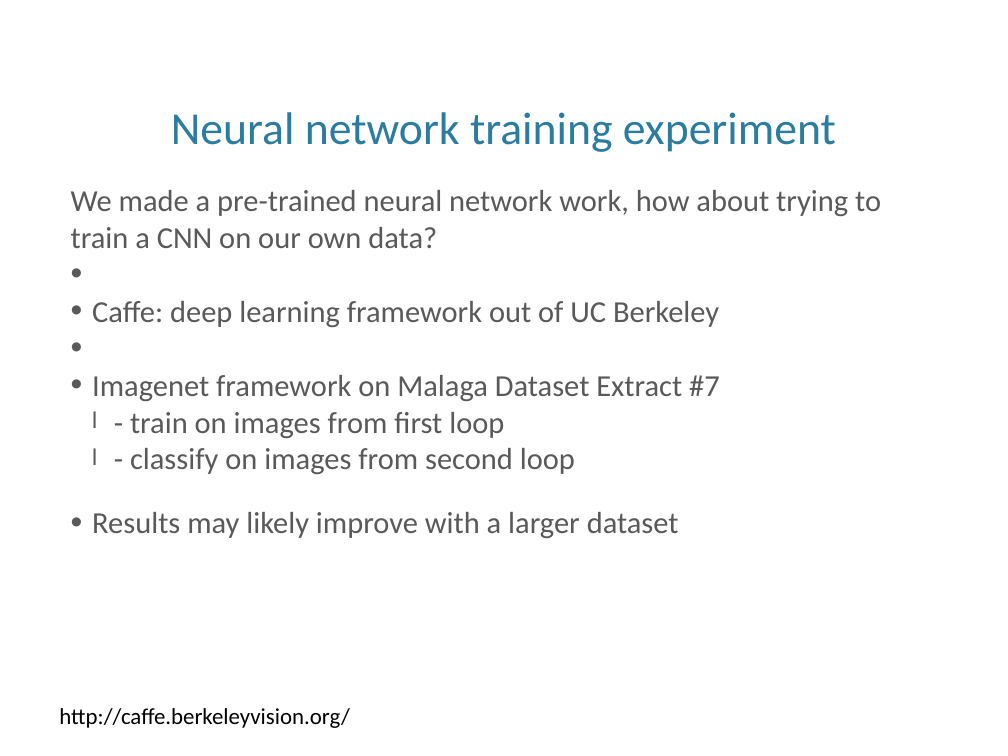
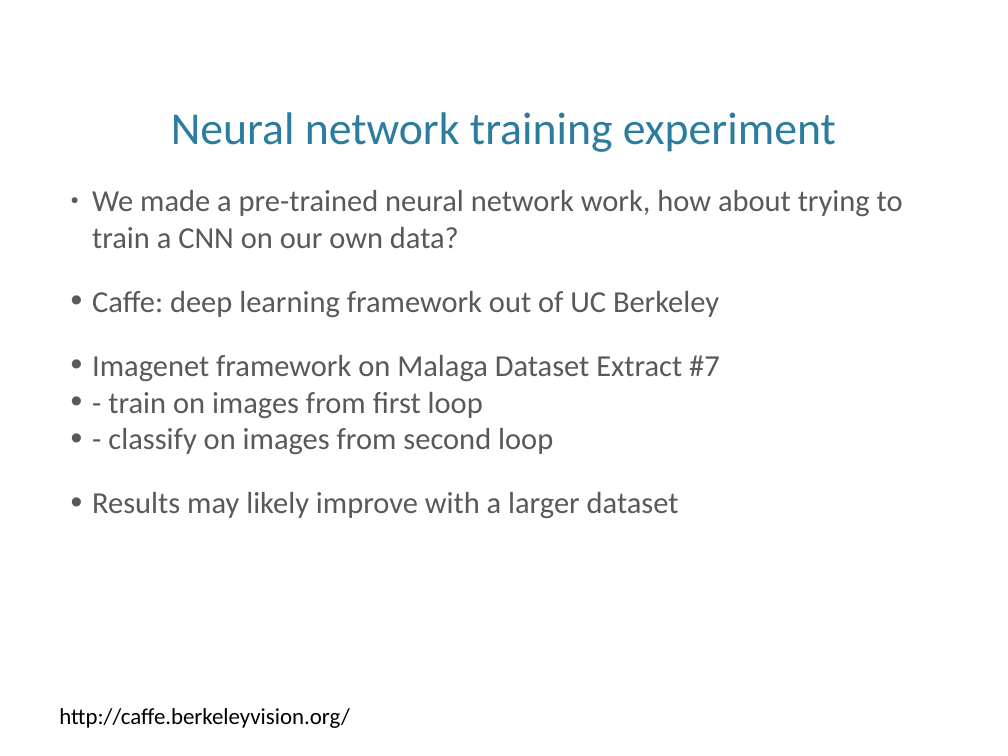
Before and after one commit to estherva7/VideoGoogle-PlaceRecognition, a slide deck: slide 16 of presentation.pptx. Drawn at 1008x756 pixels with LibreOffice and Linux fonts; fonts in the diff are those of the drawing; background and template pictures are left out. Boxes give left, top, right and bottom in pixels: in the first picture for what was removed or moved away, otherwise in the second. Text is boxed around its words. In the diff, an @@ line names an element or a change of style, - is before the commit and + after.

```diff
--- a/presentation.pptx
+++ b/presentation.pptx
@@ text at (92,190,903,454): bullet • to ●; bullet l to •; list level 2 to 1 in "- train on images from ..."; list level 2 to 1 in "- classify on images from ..." @@
```
Also in this commit, not shown: 7 other slides changed, 1 other file.
